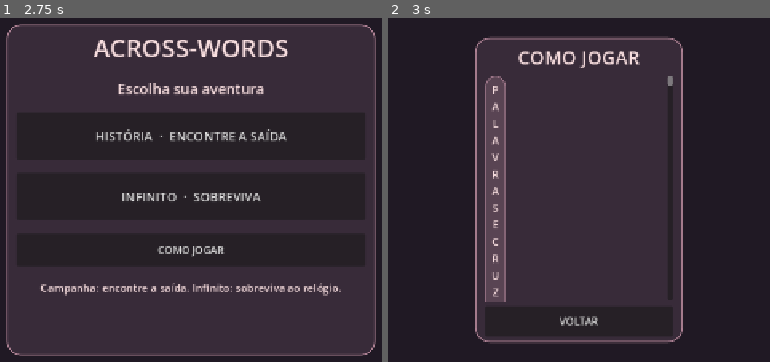
Above: before the commit, frames 1-2 (left to right).
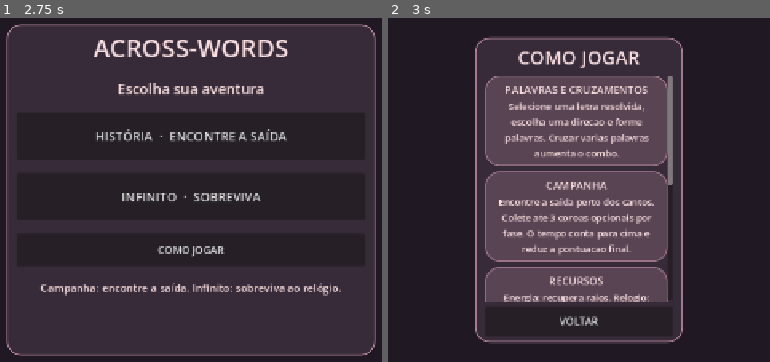
Above: after the commit, the same moments.

Repository: valus-suelo/across-words
Game: Godot game, scene res://main.tscn
The game is run twice, just before and just after one commit, with the same random seed, the same clock (stepped at 60 frames per second) and the same inputs.
Inputs:
- Up to frame 1 (2.75 s): click "REINICIAR" at 0.5 s; click "REINICIAR" at 1.25 s; click "REINICIAR" at 2 s
- Up to frame 2 (3 s): click "COMO JOGAR" at 2.75 s

Frame 1 is identical in both runs. In frame 2, 28% of the frame differs, in the area x 25-75%, y 16-83%.

Commit message:
fix(help): garantir largura dos cards e evitar quebra por caractere no mobile

Diff:
--- a/main.gd
+++ b/main.gd
@@ -741,9 +741,13 @@
     help_col.add_child(_make_label("COMO JOGAR", 30))
     var scroll := ScrollContainer.new()
     scroll.custom_minimum_size = Vector2(300, 360)
+    scroll.horizontal_scroll_mode = ScrollContainer.SCROLL_MODE_DISABLED
+    scroll.size_flags_horizontal = Control.SIZE_EXPAND_FILL
     scroll.size_flags_vertical = Control.SIZE_EXPAND_FILL
     help_col.add_child(scroll)
     var cards := VBoxContainer.new()
+    cards.custom_minimum_size.x = 286.0
+    cards.size_flags_horizontal = Control.SIZE_EXPAND_FILL
     cards.add_theme_constant_override("separation", 8)
     scroll.add_child(cards)
     _help_card(cards, "PALAVRAS E CRUZAMENTOS", "Selecione uma letra resolvida, escolha uma direcao e forme palavras. Cruzar varias palavras aumenta o combo.")
@@ -760,15 +764,19 @@
 
 func _help_card(parent: VBoxContainer, heading: String, description: String) -> void:
     var panel := PanelContainer.new()
+    panel.custom_minimum_size.x = 280.0
+    panel.size_flags_horizontal = Control.SIZE_EXPAND_FILL
     panel.add_theme_stylebox_override("panel", _panel_style(Color("#594453"), Color("#9b7587")))
     parent.add_child(panel)
     var col := VBoxContainer.new()
     panel.add_child(col)
     var title_label := _make_label(heading, 17)
     title_label.autowrap_mode = TextServer.AUTOWRAP_WORD_SMART
+    title_label.size_flags_horizontal = Control.SIZE_EXPAND_FILL
     col.add_child(title_label)
     var description_label := _make_label(description, 15)
     description_label.autowrap_mode = TextServer.AUTOWRAP_WORD_SMART
+    description_label.size_flags_horizontal = Control.SIZE_EXPAND_FILL
     col.add_child(description_label)
 
 func _show_help() -> void:
